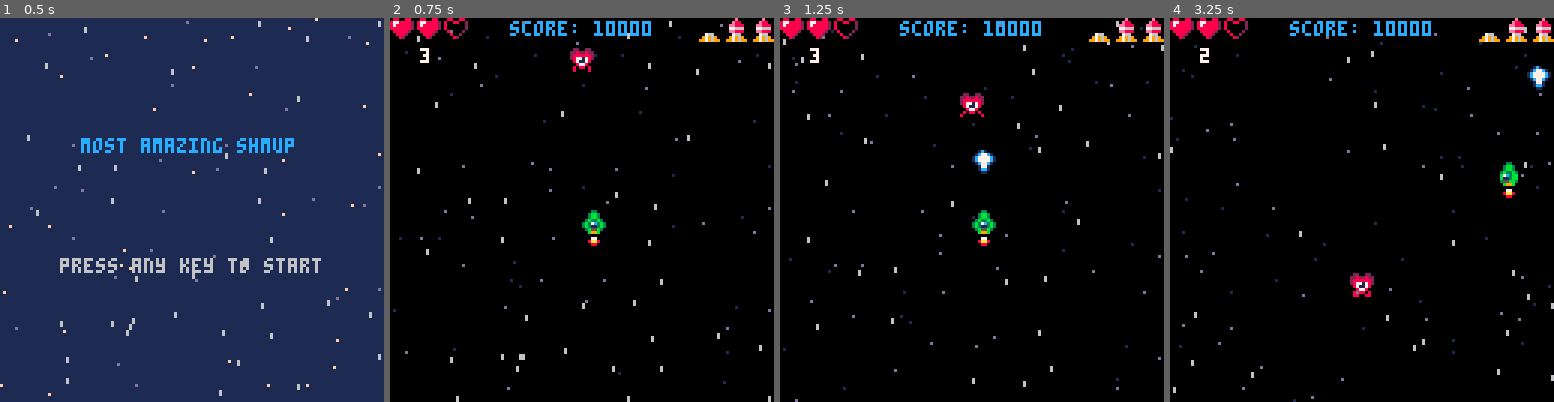
Above: before the commit, frames 1-4 (left to right).
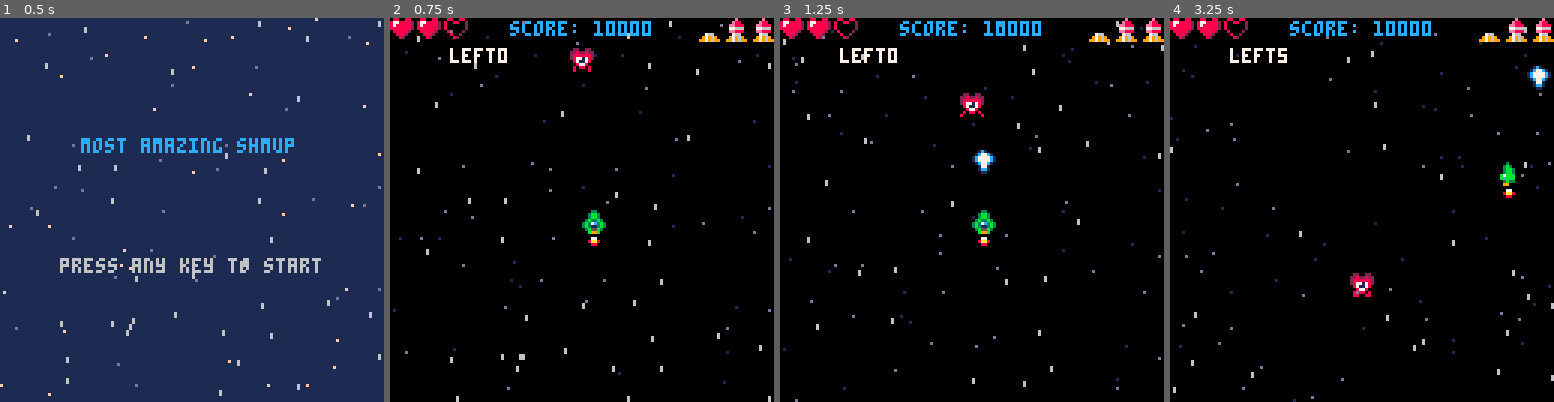
Above: after the commit, the same moments.

Repository: joaquimgamero/pico8-shmup
Game: PICO-8 cartridge shmup.p8
The game is run twice, just before and just after one commit, with the same random seed, the same clock (stepped at 60 frames per second) and the same inputs.
Inputs:
- Up to frame 1 (0.5 s): tap X (X key) at 0.33 s
- Up to frame 2 (0.75 s): tap O (Z key) at 0.7 s
- Up to frame 3 (1.25 s): tap X (X key) at 1.07 s
- Up to frame 4 (3.25 s): hold Right 1.6-2.1 s; tap O (Z key) every 0.4 s from 1.7 to 2.9 s; tap X (X key) at 1.85, 2.97 s; hold Up 2.15-2.42 s; hold Right 2.47-3.03 s; hold Left from 3.08 s (still down)

Frame 1 is identical in both runs. In frame 2, 0.3% of the frame differs, in the area x 7-31%, y 7-12%; in frame 3, 0.3%; in frame 4, 0.5%, in the area x 7-91%, y 7-44%.

Commit message:
feat: prepare animation for left button

Diff:
--- a/shmup.p8
+++ b/shmup.p8
@@ -60,6 +60,7 @@
   x_speed = 0,
   y_speed = 0,
   spr_id = ship_spr,
+  button_duration = 0,
  }
  bullets = {}
  muzzle = 0
@@ -143,7 +144,7 @@
 
 function draw_game()
  cls(0)
- print(ship.spr_id,10,10,7)
+ print('left'..ship.button_duration,20,10,7)
  render_starfield()
 
  -- render ship
@@ -225,23 +226,48 @@
 -- private methods
 
 function listen_to_ship_controls()
- if btn(0) then
-  ship.x_speed = -g_speed
-  ship.spr_id = ship_spr-1
- end
-
- if btn(1) then
-  ship.x_speed = g_speed
-  ship.spr_id = ship_spr+1
- end
-
- if btn(2) then
-  ship.y_speed = -g_speed
- end
-
- if btn(3) then
-  ship.y_speed = g_speed
- end
+  -- move left
+  if btn(0) then
+    ship.x_speed = -g_speed
+    ship.spr_id = ship_spr-1
+
+    if ship.button_duration < 10 then
+      ship.button_duration += 1
+    end
+  else
+    if ship.button_duration > 0 then
+      ship.button_duration-=1
+    end
+  end
+
+  --move right
+  if btn(1) then
+    ship.x_speed = g_speed
+    ship.spr_id = ship_spr+1
+    if ship.button_duration > 0 then
+      ship.button_duration-=1
+    end
+  end
+
+  -- move up
+  if btn(2) then
+    ship.y_speed = -g_speed
+    if ship.button_duration > 0 then
+      ship.button_duration-=1
+    end
+  end
+
+  --move down
+  if btn(3) then
+    ship.y_speed = g_speed
+    if ship.button_duration > 0 then
+      ship.button_duration-=1
+    end
+  end
+
+  if ship.button_duration >= 5 then
+    ship.spr_id-=1
+  end
 
  -- shoot bullet
  if btnp(5) then
@@ -346,12 +372,12 @@
 __gfx__
 00000000000300000003300000033000000330000003000000000000000000000000000000000000000000000880088008800880000000000000000000000000
 00000000003b3000003bb300003bb300003bb300003b300000077000008778000007700000877800000770008778888280088002000000000000000000000000
-00000000003bb300003bb300003bb300003bb300003bb300008aa8000887788000877800088aa880008aa8008788888280000002000000000000000000000000
-00000000003bb30003b33b3003b33b3003b33b30003bb30000088000008aa800008aa800008aa800800880008888888280000002000000000000000000000000
-000000000bcbbb000b7c3bb03b37c3b30bb37cb00bcbbb0000000000008aa8000008800000088000000880000888882008000020000000000000000000000000
-000000000b1bbb000b113bb03b3113b30bb311b00b1bbb0000000000000880008008800000088000000009000088820000800200000000000000000000000000
-00000000005b33000355bb3003b55b3003bb5530005b330000000000000880000800008000000000000000000008200000082000000000000000000000000000
-000000000099000000b99b0000b99b0000b99b000099000000000000000000000000000000000000000000000000000000000000000000000000000000000000
+00000000003bb300003bb300003bb300003bb30003bb3000008aa8000887788000877800088aa880008aa8008788888280000002000000000000000000000000
+00000000003bb30003b33b3003b33b3003b33b3003bb300000088000008aa800008aa800008aa800800880008888888280000002000000000000000000000000
+000000000b7bbb000b7c3bb03b37c3b30bb37cb00bbb7b0000000000008aa8000008800000088000000880000888882008000020000000000000000000000000
+000000000bcbbb000b113bb03b3113b30bb311b00bbbcb0000000000000880008008800000088000000009000088820000800200000000000000000000000000
+00000000005b33000355bb3003b55b3003bb5530033b500000000000000880000800008000000000000000000008200000082000000000000000000000000000
+000000000099000000b99b0000b99b0000b99b000009900000000000000000000000000000000000000000000000000000000000000000000000000000000000
 00000000001c100001c77c100000000000000000000000000000000000000000000000000000000000000000000e000000000000000000000000000000000000
 0000000001c77c101c7777c1000000000000000000000000000000000000000000000000000000000000000000e8800000000000000000000000000000000000
 000000001c7777c1c77cc77c00000000000000000000000000000000000000000000000000000000000000000ee8880000000000000000000000000000000000
